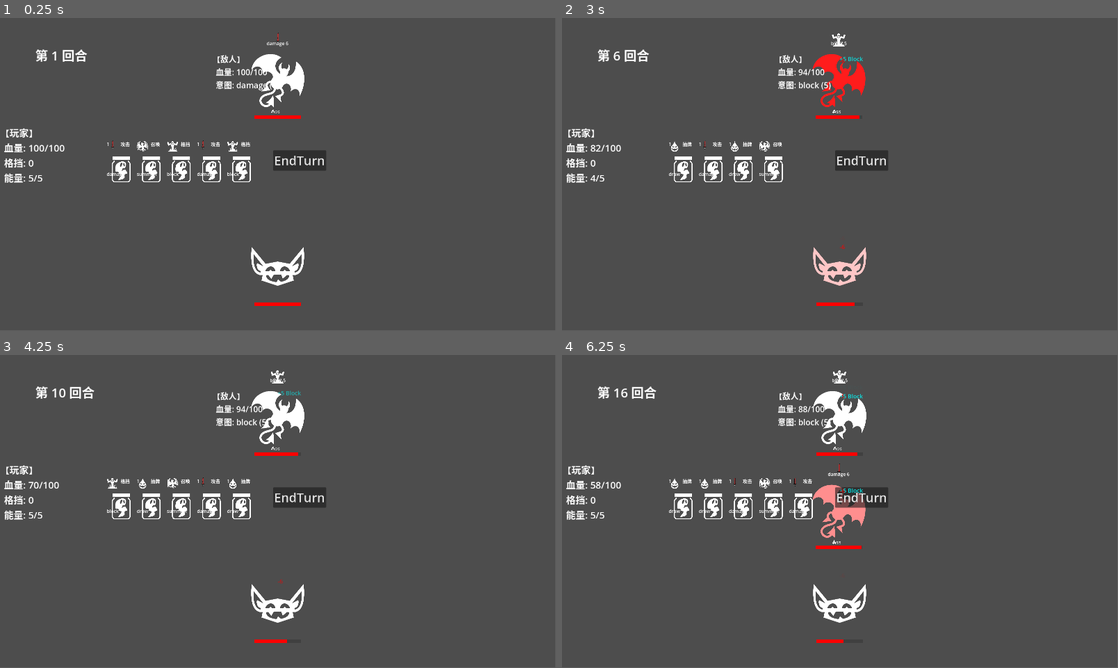
Above: before the commit, frames 1-4 (two rows, left to right).
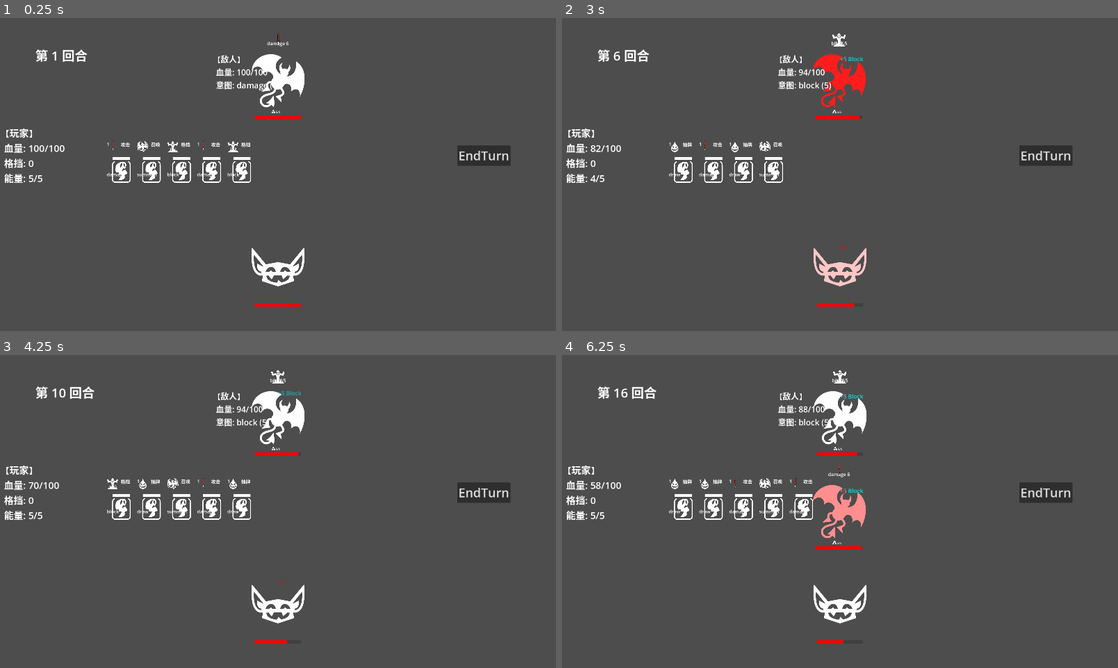
Above: after the commit, the same moments.

Repository: SATTEM/project-X
Game: Godot game, scene res://scenes/game.tscn
Same seed, same stepped clock (60 frames per second), same inputs: the game is played once before the commit and once after it.
Inputs (mouse positions are in pixels of both pictures, inside the frame that each line leads up to):
- Up to frame 1 (0.25 s): no input
- Up to frame 2 (3 s): click "EndTurn" at 0.5 s; click "EndTurn" at 1.25 s; click "EndTurn" at 2 s; tap Enter (ui_accept) at 2.75 s; move the mouse to (684, 168) at 2.77 s; click (684, 168) at 2.92 s
- Up to frame 3 (4.25 s): tap Enter (ui_accept) at 3.02, 3.77 s; move the mouse to (150, 505) at 3.52 s; click (150, 505) at 3.67 s
- Up to frame 4 (6.25 s): click (712, 505) at 4.42 s; tap Enter (ui_accept) at 5, 5.27, 6.02 s; move the mouse to (684, 505) at 5.02 s; click (684, 505) at 5.17 s; move the mouse to (712, 505) at 5.77 s; click (712, 505) at 5.92 s
In our replay, the window is 799x449 before the commit and 800x450 after it. These sizes can differ from the game's own. Grey fills any space a smaller window leaves; there, only what the larger window draws over its background counts as a difference.

The runs differ from the first frame. In frame 1, 2.5% of the frame differs, in the area x 0-92%, y 4-93%; in frame 2, 2.4%; in frame 3, 2.5%; in frame 4, 2.7%.

Commit message:
菜单做了一半

Diff:
--- a/project.godot
+++ b/project.godot
@@ -27,6 +27,8 @@
 
 window/size/viewport_width=1920
 window/size/viewport_height=1080
+window/stretch/mode="viewport"
+window/stretch/aspect="expand"
 
 [editor]
 
--- a/scenes/ui/battle_ui.tscn
+++ b/scenes/ui/battle_ui.tscn
@@ -39,19 +39,19 @@
 
 [node name="EndTurnBtn" type="Button" parent="." unique_id=1960888089]
 layout_mode = 0
-offset_left = 944.0
-offset_top = 458.0
-offset_right = 1128.0
-offset_bottom = 528.0
+offset_left = 1579.0
+offset_top = 440.0
+offset_right = 1763.0
+offset_bottom = 510.0
 theme_override_font_sizes/font_size = 43
 text = "EndTurn"
 
 [node name="ReplayBtn" type="Button" parent="." unique_id=828730465]
 layout_mode = 0
-offset_left = 994.0
-offset_top = -8.0
-offset_right = 1154.0
-offset_bottom = 74.0
+offset_left = 884.0
+offset_top = 13.0
+offset_right = 1037.0
+offset_bottom = 95.0
 theme_override_font_sizes/font_size = 44
 text = "restart"
 
--- /dev/null
+++ b/scenes/ui/menu.tscn
@@ -0,0 +1,52 @@
+[gd_scene format=3 uid="uid://db67xy14yt5yf"]
+
+[ext_resource type="Script" uid="uid://qm2af0g8k612" path="res://scripts/ui/menu.gd" id="1_7w7rl"]
+[ext_resource type="Texture2D" uid="uid://cd7vg5rnh7agv" path="res://assets/art/background/menu_background/menu_blue.png" id="2_wedc3"]
+
+[node name="Menu" type="Control" unique_id=2110864657]
+layout_mode = 3
+anchors_preset = 0
+offset_right = 40.0
+offset_bottom = 40.0
+scale = Vector2(4, 4)
+pivot_offset = Vector2(-40, -80)
+script = ExtResource("1_7w7rl")
+
+[node name="Background" type="TextureRect" parent="." unique_id=2117053532]
+layout_mode = 0
+offset_left = -28.75
+offset_top = -55.5
+offset_right = 672.25
+offset_bottom = 505.5
+texture = ExtResource("2_wedc3")
+expand_mode = 1
+stretch_mode = 6
+flip_v = true
+
+[node name="MarginContainer" type="MarginContainer" parent="." unique_id=1755448008]
+layout_mode = 0
+offset_right = 40.0
+offset_bottom = 40.0
+
+[node name="VBoxContainer" type="VBoxContainer" parent="MarginContainer" unique_id=1449082322]
+layout_mode = 2
+
+[node name="Button" type="Button" parent="MarginContainer/VBoxContainer" unique_id=1312251256]
+layout_mode = 2
+text = "Continue"
+
+[node name="Button2" type="Button" parent="MarginContainer/VBoxContainer" unique_id=890692929]
+layout_mode = 2
+text = "New Game"
+
+[node name="Button3" type="Button" parent="MarginContainer/VBoxContainer" unique_id=266535685]
+layout_mode = 2
+text = "Card Catalog"
+
+[node name="Button4" type="Button" parent="MarginContainer/VBoxContainer" unique_id=574403261]
+layout_mode = 2
+text = "Setting"
+
+[node name="Button5" type="Button" parent="MarginContainer/VBoxContainer" unique_id=647335631]
+layout_mode = 2
+text = "Save and Quit"
--- /dev/null
+++ b/scripts/ui/menu.gd
@@ -0,0 +1,11 @@
+extends Control
+
+
+# Called when the node enters the scene tree for the first time.
+func _ready() -> void:
+	pass # Replace with function body.
+
+
+# Called every frame. 'delta' is the elapsed time since the previous frame.
+func _process(delta: float) -> void:
+	pass
Binary file added: assets/art/background/battle_background/battle_blue.png
Not shown, added: assets/art/background/battle_background/battle_blue.png.import
Binary file added: assets/art/background/battle_background/battle_green.png
Not shown, added: assets/art/background/battle_background/battle_green.png.import
Binary file added: assets/art/background/battle_background/battle_orange.png
Not shown, added: assets/art/background/battle_background/battle_orange.png.import
Binary file added: assets/art/background/battle_background/battle_red.png
Not shown, added: assets/art/background/battle_background/battle_red.png.import
Binary file added: assets/art/background/menu_background/menu_blue.png
Not shown, added: assets/art/background/menu_background/menu_blue.png.import
Binary file added: assets/art/background/menu_background/menu_green.png
Not shown, added: assets/art/background/menu_background/menu_green.png.import
(and 5 more such lines)
